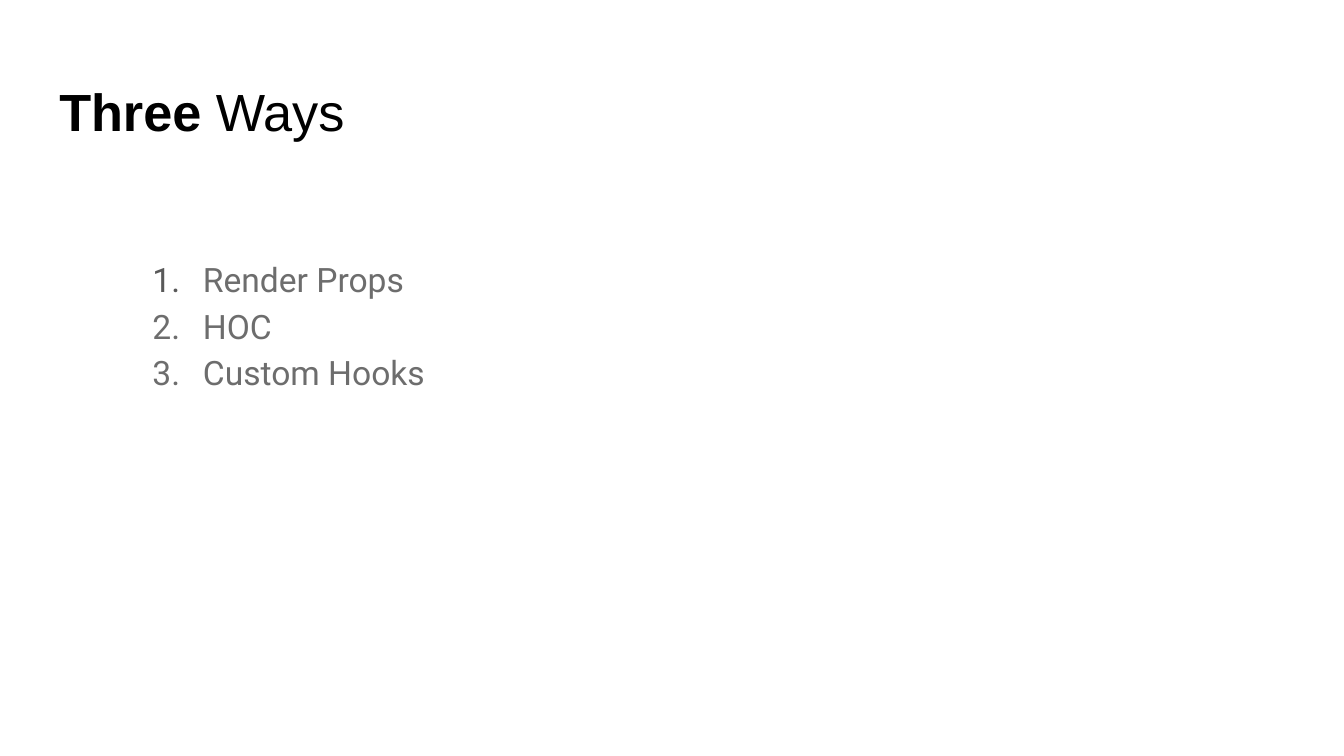
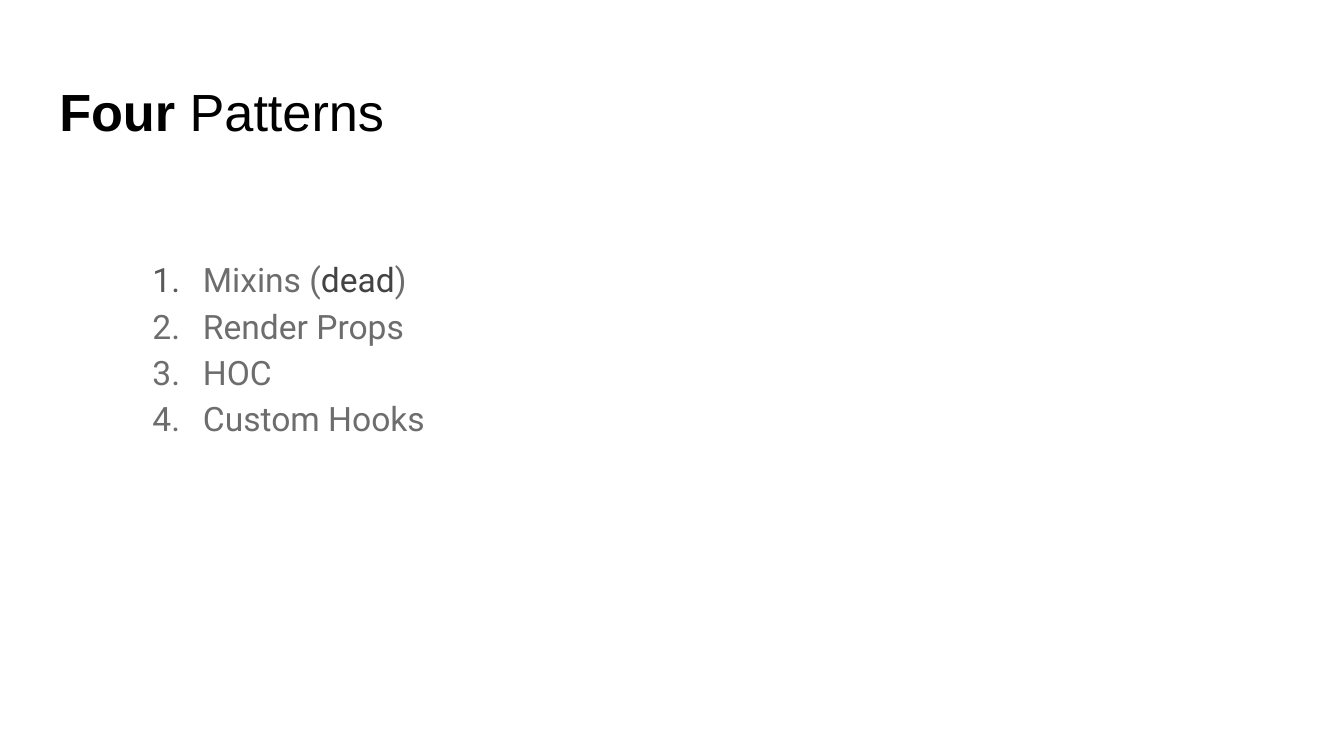
Before and after one commit to ridoansaleh/sharing-business-logic, a slide deck: slide 4 of docs/Sharing Common Logic Between Components.pptx (slide 3 before the commit). Drawn at 1344x756 pixels with LibreOffice and Linux fonts; fonts in the diff are those of the drawing. Boxes give left, top, right and bottom in pixels: in the first picture for what was removed or moved away, otherwise in the second. Text is boxed around its words. In the diff, an @@ line names an element or a change of style, - is before the commit and + after.

Commit message:
update docs and add children props (#2)

```diff
--- a/docs/Sharing Common Logic Between Components.pptx
+++ b/docs/Sharing Common Logic Between Components.pptx
@@ title at [59, 95, 384, 132]: text changed; bold off @@
-Three Ways
+Four Patterns
@@ text at [203, 265, 406, 300]: paragraph added @@
+1. Mixins (dead)
@@ text at [203, 314, 404, 346]: bullet colour #595959 to #6D6D6D @@
```
Also in this commit, not shown: 6 other slides changed, 6 slides added, 4 slides removed, 7 other files.
